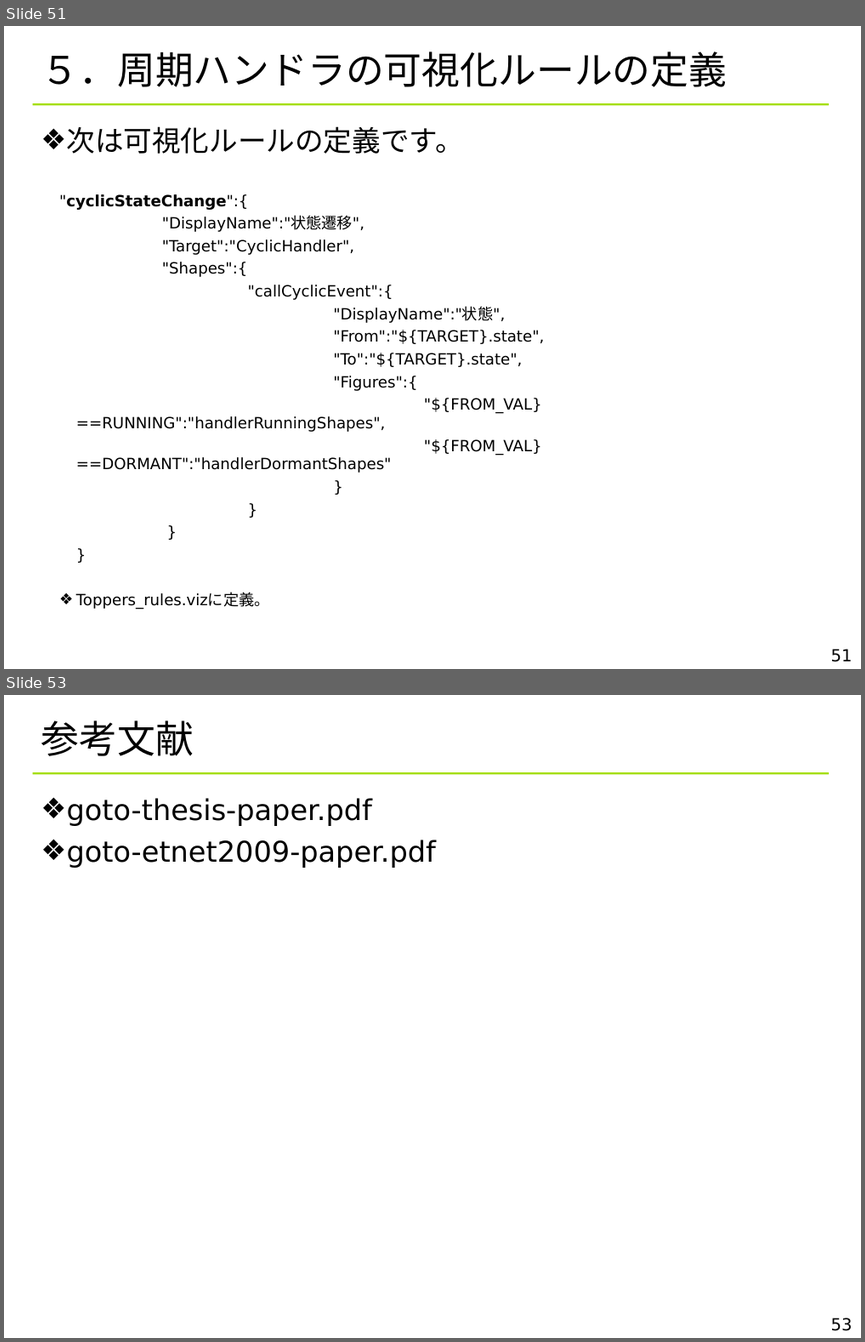
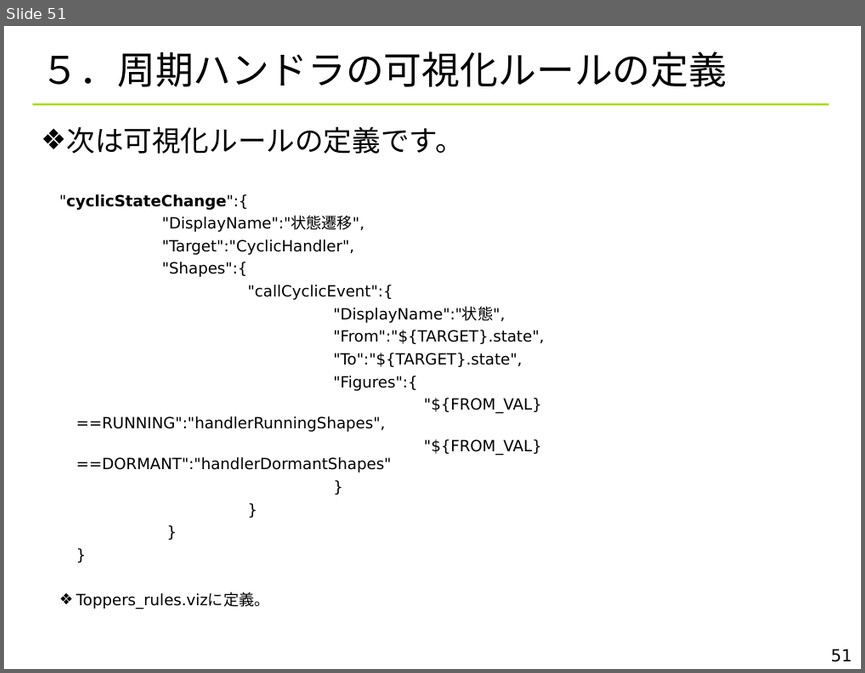
Before and after one commit to YixiaoLi/tlv4mc, a slide deck: doc/TLV_visualize_rules.ppt. Shown one above the other, each under a label of ours: slides 51 and 53 before the commit, slide 51 after it; the slides between them are not shown. The pictures are 865x1342 and 865x673 pixels, drawn with LibreOffice and Linux fonts; fonts in the diff are those of the drawing; background and template pictures are left out. Boxes give left, top, right and bottom in pixels: in the first picture for what was removed or moved away, otherwise in the second. Text is boxed around its words. In the diff, an @@ line names an element or a change of style, - is before the commit and + after.

```diff
--- a/doc/TLV_visualize_rules.ppt
+++ b/doc/TLV_visualize_rules.ppt
@@ slide 53 removed at [4,695,861,1338], background #FFFFFF; not listed: 1 template element that a slide beside it also shows @@
@@ title removed at [41,721,194,756] @@
-参考文献
@@ text removed at [41,797,436,868] @@
-❖ goto-thesis-paper.pdf
-❖ goto-etnet2009-paper.pdf
@@ page number removed at [831,1317,852,1331] @@
-53
```
Also in this commit, not shown: 3 slides changed, 1 other file.
